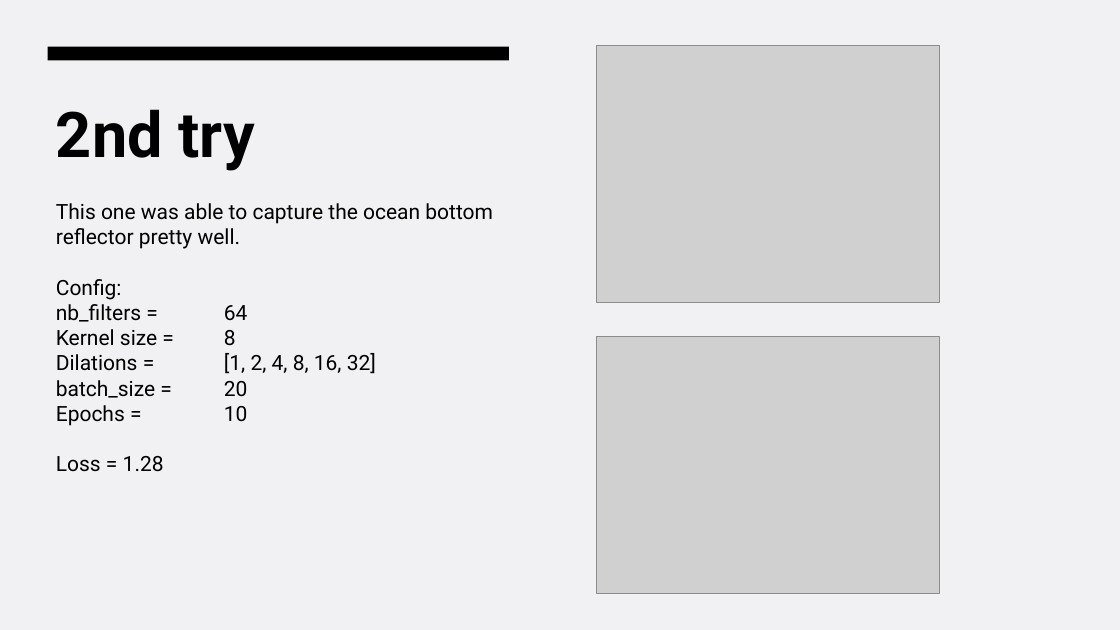
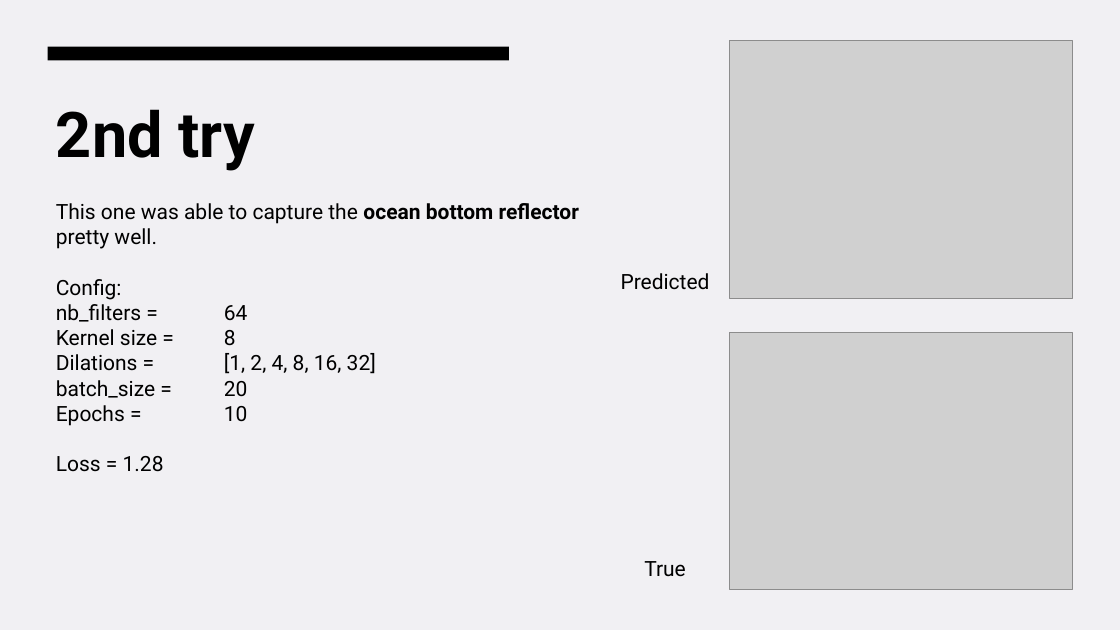
Before and after one commit to sjurmsc/MSC2023, a slide deck: slide 8 of Meeting Presentations/06.10.2022_General_meeting.pptx. Drawn at 1120x630 pixels with LibreOffice and Linux fonts; fonts in the diff are those of the drawing; grey boxes stand for pictures. Boxes give left, top, right and bottom in pixels: in the first picture for what was removed or moved away, otherwise in the second. Text is boxed around its words. In the diff, an @@ line names an element or a change of style, - is before the commit and + after.

```diff
--- a/Meeting Presentations/06.10.2022_General_meeting.pptx
+++ b/Meeting Presentations/06.10.2022_General_meeting.pptx
@@ picture: place and size @@
-picture at [597,45,939,302]
+picture at [730,41,1073,298]
@@ text at [56,203,579,249]: bold on in "ocean bottom reflector" @@
@@ text added at [621,273,710,290], 18 pt, text #000000 @@
+Predicted
@@ picture: place and size @@
-picture at [597,337,939,594]
+picture at [730,332,1073,589]
@@ text added at [644,561,686,577], 18 pt, text #000000 @@
+True
```
Also in this commit, not shown: 2 other slides changed, 5 slides added.
